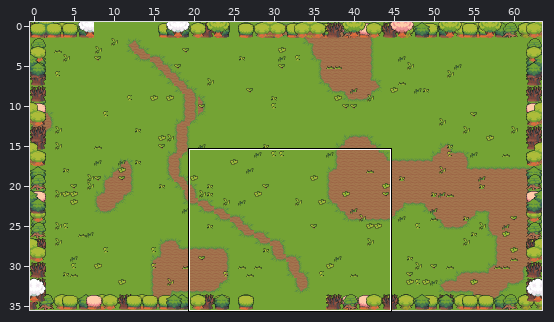
An edit to a level. Tiled map, game/assets/resources/data/levels/chapter-2/room-9.tmx. The first picture is a wide view before the edit; the outline marks the close-up.
Close-up. Before the commit:
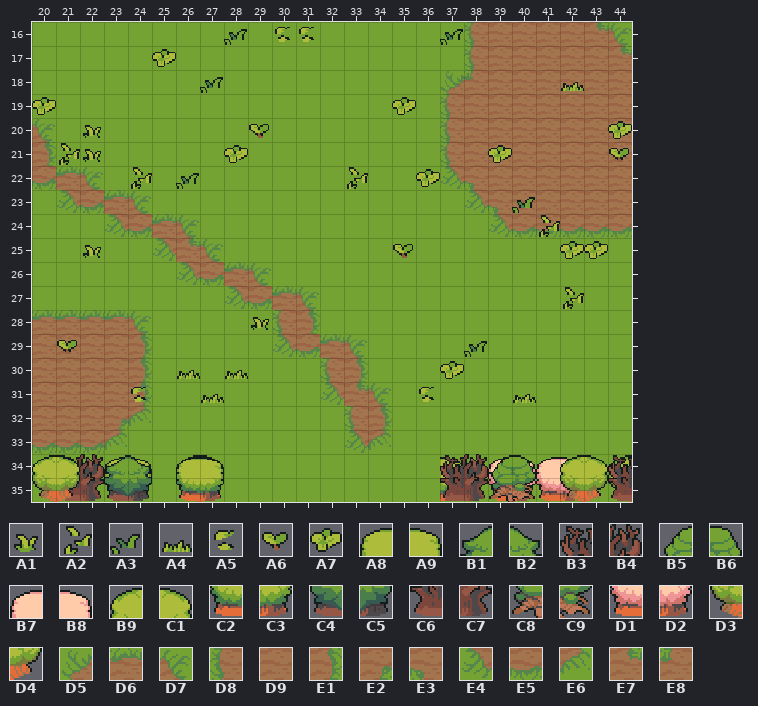
Cells are 16x16 px. Shown: x 20..44, y 16..35. The commit also changed other parts of the map, which this record leaves out.
Key: from "floordetail": A1 32, A2 33, A3 34, A4 35, A5 36, A6 38, A7 39; from "nature": A8 0, A9 1, B1 2, B2 3, B3 4, B4 5, B5 6, B6 7, B7 14, B8 15, B9 16, C1 17, C2 24, C3 25, C4 26, C5 27, C6 28, C7 29, C8 30, C9 31, D1 38, D2 39, D3 40, D4 41; from "tilefloor": D5 165, D6 166, D7 167, D8 187, D9 188, E1 189, E2 192, E3 193, E4 209, E5 210, E6 211, E7 214, E8 215.
__ is an empty cell.
Layers that did not change in this view are not listed.
Layer "ground" before, first column x 20:
16 __ __ __ __ __ __ __ __ __ __ __ __ __ __ __ __ __ __ D8 D9 D9 D9 D9 E7 D7
17 __ __ __ __ __ __ __ __ __ __ __ __ __ __ __ __ __ __ D8 D9 D9 D9 D9 D9 E7
18 __ __ __ __ __ __ __ __ __ __ __ __ __ __ __ __ __ D5 E8 D9 D9 D9 D9 D9 D9
19 __ __ __ __ __ __ __ __ __ __ __ __ __ __ __ __ __ D8 D9 D9 D9 D9 D9 D9 D9
20 __ __ __ __ __ __ __ __ __ __ __ __ __ __ __ __ __ D8 D9 D9 D9 D9 D9 D9 D9
21 __ __ __ __ __ __ __ __ __ __ __ __ __ __ __ __ __ D8 D9 D9 D9 D9 D9 D9 D9
22 __ __ __ __ __ __ __ __ __ __ __ __ __ __ __ __ __ E4 E3 D9 D9 D9 D9 D9 D9
23 __ __ __ __ __ __ __ __ __ __ __ __ __ __ __ __ __ __ E4 E3 D9 D9 D9 D9 D9
24 __ __ __ __ __ __ __ __ __ __ __ __ __ __ __ __ __ __ __ E4 E5 E5 E5 E5 E5
25 __ __ __ __ __ __ __ __ __ __ __ __ __ __ __ __ __ __ __ __ __ __ __ __ __
26 __ __ __ __ __ __ __ __ __ __ __ __ __ __ __ __ __ __ __ __ __ __ __ __ __
27 __ __ __ __ __ __ __ __ __ __ __ __ __ __ __ __ __ __ __ __ __ __ __ __ __
28 D6 D6 D6 D6 D7 __ __ __ __ __ __ __ __ __ __ __ __ __ __ __ __ __ __ __ __
29 D9 D9 D9 D9 E1 __ __ __ __ __ __ __ __ __ __ __ __ __ __ __ __ __ __ __ __
30 D9 D9 D9 D9 E1 __ __ __ __ __ __ __ __ __ __ __ __ __ __ __ __ __ __ __ __
31 D9 D9 D9 D9 E1 __ __ __ __ __ __ __ __ __ __ __ __ __ __ __ __ __ __ __ __
32 D9 D9 D9 E2 E6 __ __ __ __ __ __ __ __ __ __ __ __ __ __ __ __ __ __ __ __
33 E5 E5 E5 E6 __ __ __ __ __ __ __ __ __ __ __ __ __ __ __ __ __ __ __ __ __
34 __ __ __ __ __ __ __ __ __ __ __ __ __ __ __ __ __ __ __ __ __ __ __ __ __
35 __ __ __ __ __ __ __ __ __ __ __ __ __ __ __ __ __ __ __ __ __ __ __ __ __
Layer "path" before, first column x 20:
16 __ __ __ __ __ __ __ __ __ __ __ __ __ __ __ __ __ __ __ __ __ __ __ __ __
17 __ __ __ __ __ __ __ __ __ __ __ __ __ __ __ __ __ __ __ __ __ __ __ __ __
18 __ __ __ __ __ __ __ __ __ __ __ __ __ __ __ __ __ __ __ __ __ __ __ __ __
19 __ __ __ __ __ __ __ __ __ __ __ __ __ __ __ __ __ __ __ __ __ __ __ __ __
20 D7 __ __ __ __ __ __ __ __ __ __ __ __ __ __ __ __ __ __ __ __ __ __ __ __
21 E1 __ __ __ __ __ __ __ __ __ __ __ __ __ __ __ __ __ __ __ __ __ __ __ __
22 E5 D6 D7 __ __ __ __ __ __ __ __ __ __ __ __ __ __ __ __ __ __ __ __ __ __
23 __ E4 E5 D6 D7 __ __ __ __ __ __ __ __ __ __ __ __ __ __ __ __ __ __ __ __
24 __ __ __ E4 E5 D6 D7 __ __ __ __ __ __ __ __ __ __ __ __ __ __ __ __ __ __
25 __ __ __ __ __ E4 E7 D7 __ __ __ __ __ __ __ __ __ __ __ __ __ __ __ __ __
26 __ __ __ __ __ __ E4 E5 D6 D7 __ __ __ __ __ __ __ __ __ __ __ __ __ __ __
27 __ __ __ __ __ __ __ __ E4 E5 D6 D7 __ __ __ __ __ __ __ __ __ __ __ __ __
28 __ __ __ __ __ __ __ __ __ __ D8 E1 __ __ __ __ __ __ __ __ __ __ __ __ __
29 __ __ __ __ __ __ __ __ __ __ E4 E5 D6 D7 __ __ __ __ __ __ __ __ __ __ __
30 __ __ __ __ __ __ __ __ __ __ __ __ D8 E1 __ __ __ __ __ __ __ __ __ __ __
31 __ __ __ __ __ __ __ __ __ __ __ __ E4 E7 D7 __ __ __ __ __ __ __ __ __ __
32 __ __ __ __ __ __ __ __ __ __ __ __ __ D8 E1 __ __ __ __ __ __ __ __ __ __
33 __ __ __ __ __ __ __ __ __ __ __ __ __ E4 E6 __ __ __ __ __ __ __ __ __ __
34 __ __ __ __ __ __ __ __ __ __ __ __ __ __ __ __ __ __ __ __ __ __ __ __ __
35 __ __ __ __ __ __ __ __ __ __ __ __ __ __ __ __ __ __ __ __ __ __ __ __ __
Layer "decor" before, first column x 20:
16 __ __ __ __ __ __ __ __ A3 __ A5 A5 __ __ __ __ __ A3 __ __ __ __ __ __ __
17 __ __ __ __ __ A7 __ __ __ __ __ __ __ __ __ __ __ __ __ __ __ __ __ __ __
18 __ __ __ __ __ __ __ A3 __ __ __ __ __ __ __ __ __ __ __ __ __ __ A4 __ __
19 A7 __ __ __ __ __ __ __ __ __ __ __ __ __ __ A7 __ __ __ __ __ __ __ __ __
20 __ __ A1 __ __ __ __ __ __ A6 __ __ __ __ __ __ __ __ __ __ __ __ __ __ A7
21 __ A2 A1 __ __ __ __ __ A7 __ __ __ __ __ __ __ __ __ __ A7 __ __ __ __ A6
22 __ __ __ __ A2 __ A3 __ __ __ __ __ __ A2 __ __ A7 __ __ __ __ __ __ __ __
23 __ __ __ __ __ __ __ __ __ __ __ __ __ __ __ __ __ __ __ __ A3 __ __ __ __
24 __ __ __ __ __ __ __ __ __ __ __ __ __ __ __ __ __ __ __ __ __ A2 __ __ __
25 __ __ A1 __ __ __ __ __ __ __ __ __ __ __ __ A6 __ __ __ __ __ __ A7 A7 __
26 __ __ __ __ __ __ __ __ __ __ __ __ __ __ __ __ __ __ __ __ __ __ __ __ __
27 __ __ __ __ __ __ __ __ __ __ __ __ __ __ __ __ __ __ __ __ __ __ A2 __ __
28 __ __ __ __ __ __ __ __ __ A1 __ __ __ __ __ __ __ __ __ __ __ __ __ __ __
29 __ A6 __ __ __ __ __ __ __ __ __ __ __ __ __ __ __ __ A3 __ __ __ __ __ __
30 __ __ __ __ __ __ A4 __ A4 __ __ __ __ __ __ __ __ A7 __ __ __ __ __ __ __
31 __ __ __ __ A5 __ __ A4 __ __ __ __ __ __ __ __ A5 __ __ __ A4 __ __ __ __
32 __ __ __ __ __ __ __ __ __ __ __ __ __ __ __ __ __ __ __ __ __ __ __ __ __
33 __ __ __ __ __ __ __ __ __ __ __ __ __ __ __ __ __ __ __ __ __ __ __ __ __
34 __ __ __ __ __ __ __ __ __ __ __ __ __ __ __ __ __ __ __ __ __ __ __ __ __
35 __ __ __ __ __ __ __ __ __ __ __ __ __ __ __ __ __ __ __ __ __ __ __ __ __
Layer "border-back" before, first column x 20:
28 __ __ __ __ __ __ __ __ __ __ __ __ __ __ __ __ __ __ __ __ __ __ __ __ __
29 __ __ __ __ __ __ __ __ __ __ __ __ __ __ __ __ __ __ __ __ __ __ __ __ __
30 __ __ __ __ __ __ __ __ __ __ __ __ __ __ __ __ __ __ __ __ __ __ __ __ __
31 __ __ __ __ __ __ __ __ __ __ __ __ __ __ __ __ __ __ __ __ __ __ __ __ __
32 __ __ __ __ __ __ __ __ __ __ __ __ __ __ __ __ __ __ __ __ __ __ __ __ __
33 __ __ __ __ __ __ __ __ __ __ __ __ __ __ __ __ __ __ __ __ __ __ __ __ __
34 __ B3 B4 A8 A9 __ B9 C1 __ __ __ __ __ __ __ __ __ A9 __ B7 B8 B7 B8 __ B9
35 __ C6 C7 C2 C3 __ D3 D4 __ __ __ __ __ __ __ __ __ C3 __ D1 D2 D1 D2 __ D3
Layer "border-mid" before, first column x 20:
28 __ __ __ __ __ __ __ __ __ __ __ __ __ __ __ __ __ __ __ __ __ __ __ __ __
29 __ __ __ __ __ __ __ __ __ __ __ __ __ __ __ __ __ __ __ __ __ __ __ __ __
30 __ __ __ __ __ __ __ __ __ __ __ __ __ __ __ __ __ __ __ __ __ __ __ __ __
31 __ __ __ __ __ __ __ __ __ __ __ __ __ __ __ __ __ __ __ __ __ __ __ __ __
32 __ __ __ __ __ __ __ __ __ __ __ __ __ __ __ __ __ __ __ __ __ __ __ __ __
33 __ __ __ __ __ __ __ __ __ __ __ __ __ __ __ __ __ __ __ __ __ __ __ __ __
34 B9 C1 __ B1 B2 __ A8 A9 __ __ __ __ __ __ __ __ __ B3 B4 B5 B6 __ B9 C1 B3
35 D3 D4 __ C4 C5 __ C2 C3 __ __ __ __ __ __ __ __ __ C6 C7 C8 C9 __ D3 D4 C6
Now the later version:
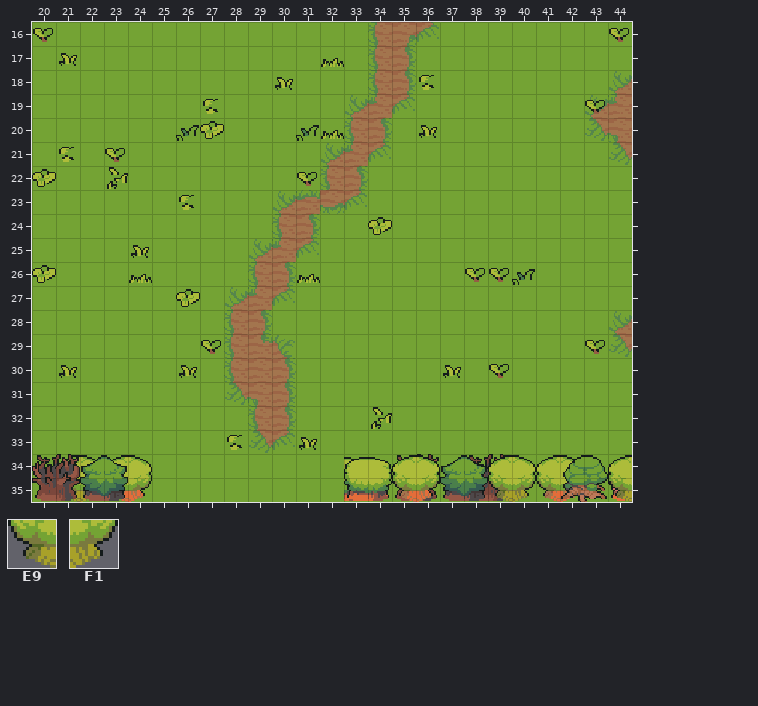
Further tiles: from "nature": E9 42, F1 43.
The edit:
Changed rows in their new state; .. is an unchanged cell.
Layer "ground":
first column x 37:
16 .. __ __ __ __ __ __ __
17 .. __ __ __ __ __ __ __
18 __ __ __ __ __ __ __ D5
19 __ __ __ __ __ __ D5 E8
20 __ __ __ __ __ __ E4 E3
21 __ __ __ __ __ __ __ E4
22 __ __ __ __ __ __ __ __
23 .. __ __ __ __ __ __ __
24 .. .. __ __ __ __ __ __
first column x 20:
28 __ __ __ __ __ .. .. .. .. .. .. .. .. .. .. .. .. .. .. .. .. .. .. .. D5
29 __ __ __ __ __ .. .. .. .. .. .. .. .. .. .. .. .. .. .. .. .. .. .. .. E4
30 __ __ __ __ __ .. .. .. .. .. .. .. .. .. .. .. .. .. .. .. .. .. .. .. ..
31 __ __ __ __ __ .. .. .. .. .. .. .. .. .. .. .. .. .. .. .. .. .. .. .. ..
32 __ __ __ __ __ .. .. .. .. .. .. .. .. .. .. .. .. .. .. .. .. .. .. .. ..
33 __ __ __ __ .. .. .. .. .. .. .. .. .. .. .. .. .. .. .. .. .. .. .. .. ..
Layer "path":
first column x 20:
16 .. .. .. .. .. .. .. .. .. .. .. .. .. .. D8 E2 E6
17 .. .. .. .. .. .. .. .. .. .. .. .. .. .. D8 E1 ..
18 .. .. .. .. .. .. .. .. .. .. .. .. .. .. D8 E1 ..
19 .. .. .. .. .. .. .. .. .. .. .. .. .. D5 E8 E6 ..
20 __ .. .. .. .. .. .. .. .. .. .. .. .. D8 E1 .. ..
21 __ .. .. .. .. .. .. .. .. .. .. .. D5 E8 E6 .. ..
22 __ __ __ .. .. .. .. .. .. .. .. .. D8 E1 .. .. ..
23 .. __ __ __ __ .. .. .. .. .. D5 D6 E5 E6 .. .. ..
24 .. .. .. __ __ __ __ .. .. .. D8 E1 .. .. .. .. ..
25 .. .. .. .. .. __ __ __ .. D5 E8 E6 .. .. .. .. ..
26 .. .. .. .. .. .. __ __ __ D8 E1 .. .. .. .. .. ..
27 .. .. .. .. .. .. .. .. D5 E8 E6 __ .. .. .. .. ..
28 .. .. .. .. .. .. .. .. D8 E1 __ __ .. .. .. .. ..
29 .. .. .. .. .. .. .. .. D8 E7 D7 __ __ __ .. .. ..
30 .. .. .. .. .. .. .. .. D8 D9 E1 .. __ __ .. .. ..
31 .. .. .. .. .. .. .. .. E4 E3 E1 .. __ __ __ .. ..
32 .. .. .. .. .. .. .. .. .. D8 E1 .. .. __ __ .. ..
33 .. .. .. .. .. .. .. .. .. E4 E6 .. .. __ __ .. ..
Layer "decor":
first column x 20:
16 A6 .. .. .. .. .. .. .. __ .. __ __ .. .. .. .. .. __ .. .. .. .. .. .. A6
17 .. A1 .. .. .. __ .. .. .. .. .. .. A4 .. .. .. .. .. .. .. .. .. .. .. ..
18 .. .. .. .. .. .. .. __ .. .. A1 .. .. .. .. .. A5 .. .. .. .. .. __ .. ..
19 __ .. .. .. .. .. .. A5 .. .. .. .. .. .. .. __ .. .. .. .. .. .. .. A6 ..
20 .. .. __ .. .. .. A3 A7 .. __ .. A3 A4 .. .. .. A1 .. .. .. .. .. .. .. __
21 .. A5 __ A6 .. .. .. .. __ .. .. .. .. .. .. .. .. .. .. __ .. .. .. .. __
22 A7 .. .. A2 __ .. __ .. .. .. .. A6 .. __ .. .. __ .. .. .. .. .. .. .. ..
23 .. .. .. .. .. .. A5 .. .. .. .. .. .. .. .. .. .. .. .. .. __ .. .. .. ..
24 .. .. .. .. .. .. .. .. .. .. .. .. .. .. A7 .. .. .. .. .. .. __ .. .. ..
25 .. .. __ .. A1 .. .. .. .. .. .. .. .. .. .. __ .. .. .. .. .. .. __ __ ..
26 A7 .. .. .. A4 .. .. .. .. .. .. A4 .. .. .. .. .. .. A6 A6 A3 .. .. .. ..
27 .. .. .. .. .. .. A7 .. .. .. .. .. .. .. .. .. .. .. .. .. .. .. __ .. ..
28 .. .. .. .. .. .. .. .. .. __ .. .. .. .. .. .. .. .. .. .. .. .. .. .. ..
29 .. __ .. .. .. .. .. A6 .. .. .. .. .. .. .. .. .. .. __ .. .. .. .. A6 ..
30 .. A1 .. .. .. .. A1 .. __ .. .. .. .. .. .. .. .. A1 .. A6 .. .. .. .. ..
31 .. .. .. .. __ .. .. __ .. .. .. .. .. .. .. .. __ .. .. .. __ .. .. .. ..
32 .. .. .. .. .. .. .. .. .. .. .. .. .. .. A2 .. .. .. .. .. .. .. .. .. ..
33 .. .. .. .. .. .. .. .. A5 .. .. A1 .. .. .. .. .. .. .. .. .. .. .. .. ..
Layer "border-back":
first column x 21:
34 B9 C1 B9 C1 .. __ __ .. .. .. .. .. A9 .. B3 B4 __ B3 B4 __ B9 C1 .. B7
35 E9 F1 D3 D4 .. __ __ .. .. .. .. .. C3 .. C6 C7 __ C6 C7 __ D3 D4 .. D1
Layer "border-mid":
first column x 20:
34 B3 B4 B1 B2 __ .. __ __ .. .. .. .. .. A8 A9 B9 C1 B1 B2 B9 C1 .. B5 B6 B9
35 C6 C7 C4 C5 __ .. __ __ .. .. .. .. .. C2 C3 D3 D4 C4 C5 E9 F1 .. C8 C9 E9
Pixel boxes of the changes (left, top, right, bottom) in both close-ups:
changed: (32, 22, 632, 502)
